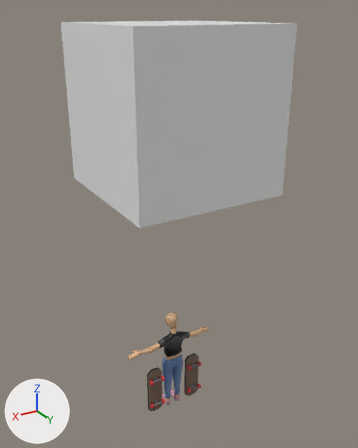
The Blender file cannon/source_assets/concepts/blaise.blend: old version first, new version second.
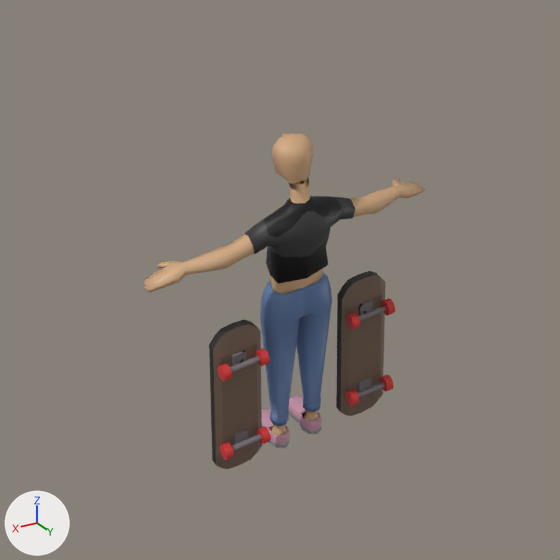
Each version appears first whole from a 50 mm camera at (3.14, 5.37, 6.12) aimed at (-0.15, -0.11, 3.38), and next in a close-up on the part from 24% to 70% of the width and 61% to 98% of the height. Lighting does not change. The marker at lower left points along +X, +Y and +Z. The older version's two pictures come first.
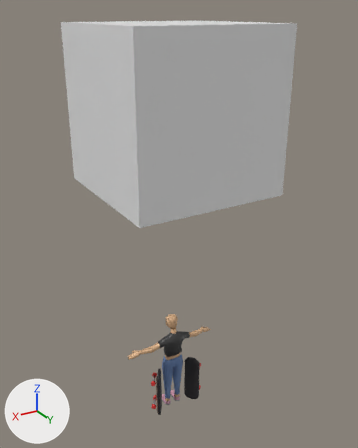
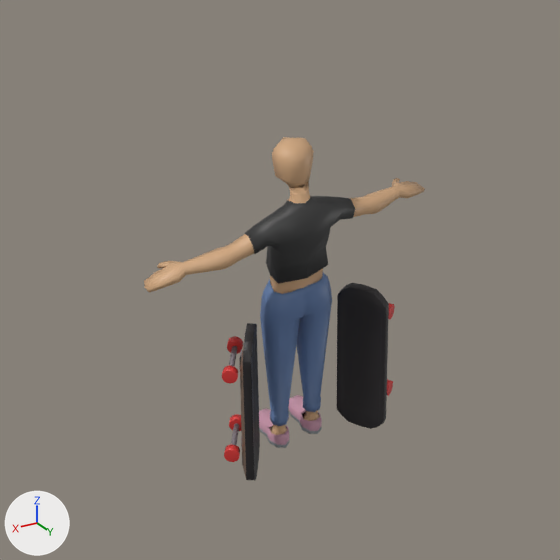
What changed in the scene script:
```text
Change me_cylinder_001:
    used by ob_cylinder; location = (0.0, 0.0, 0.0)
    remove me_cylinder_001.from_pydata(...)  # 868 vertices, 638 faces, 1 loose edge; spans x 0.0..0.72, y -0.26..0.09, z -0.02..1.96
    add me_cylinder_001.from_pydata(...)  # 868 vertices, 638 faces, 1 loose edge; spans x 0.0..0.72, y -0.26..0.15, z -0.02..1.94
    me_cylinder_001 part 1: the loose piece of 56 vertices spanning x 0.21..0.45, y -0.05..0.01, z 0.32..1.11 is turned -124.9 degrees about the z axis through its middle, then moved by (-0.03, 0.06, 0.0)
    me_cylinder_001 part 2: the loose piece of 16 vertices spanning x 0.3..0.37, y 0.0..0.02, z 0.91..0.98 is turned -124.9 degrees about the z axis through its middle, then moved by (-0.01, 0.01, 0.0)
    me_cylinder_001 part 3: the loose piece of 64 vertices spanning x 0.23..0.44, y 0.04..0.06, z 0.94..0.96 is turned -124.9 degrees about the z axis through its middle, then moved by (0.03, -0.05, 0.0)
    me_cylinder_001 part 4: the loose piece of 64 vertices spanning x 0.41..0.45, y 0.02..0.09, z 0.91..0.98 is turned -124.9 degrees about the z axis through its middle, then moved by (-0.12, -0.13, 0.0)
    me_cylinder_001 part 5: the loose piece of 64 vertices spanning x 0.22..0.26, y 0.02..0.09, z 0.91..0.98 is turned -124.9 degrees about the z axis through its middle, then moved by (0.18, 0.02, 0.0)
    me_cylinder_001 part 6: the loose piece of 16 vertices spanning x 0.3..0.37, y 0.0..0.02, z 0.46..0.53 is turned -124.9 degrees about the z axis through its middle, then moved by (-0.01, 0.01, 0.0)
    me_cylinder_001 part 7: the loose piece of 64 vertices spanning x 0.23..0.44, y 0.04..0.06, z 0.49..0.51 is turned -124.9 degrees about the z axis through its middle, then moved by (0.03, -0.05, 0.0)
    me_cylinder_001 part 8: the loose piece of 64 vertices spanning x 0.41..0.45, y 0.02..0.09, z 0.47..0.54 is turned -124.9 degrees about the z axis through its middle, then moved by (-0.12, -0.13, 0.0)
    me_cylinder_001 part 9: the loose piece of 64 vertices spanning x 0.22..0.26, y 0.02..0.09, z 0.47..0.54 is turned -124.9 degrees about the z axis through its middle, then moved by (0.18, 0.02, 0.0)
    me_cylinder_001 part 10: all 37 vertices in x 0.0..0.09, y -0.18..0.02, z 1.72..1.96 are moved by (0.0, 0.0, -0.02)
    other edits to the shape of me_cylinder_001 do not show in these pictures
```

Where the change shows, as pixel boxes (x1, y1, x2, y2) in the close-ups (560 x 560 px; the box of a moved part takes in the faces that stretch with it):
'Cylinder', reshaped: before (144, 133, 425, 469); after (144, 137, 425, 481)
part 1 of me_cylinder_001, moved or reshaped: before (209, 271, 385, 469); after (240, 283, 389, 481)
part 2 of me_cylinder_001, moved or reshaped: before (232, 301, 373, 366); after (240, 350, 242, 362)
part 3 of me_cylinder_001, moved or reshaped: before (230, 306, 386, 373); after (229, 346, 237, 366)
part 4 of me_cylinder_001, moved or reshaped: before (217, 298, 395, 382); after (227, 336, 243, 354)
part 5 of me_cylinder_001, moved or reshaped: before (255, 312, 360, 366); after (222, 303, 395, 383)
part 6 of me_cylinder_001, moved or reshaped (not visible afterwards): before (234, 377, 371, 444)
part 7 of me_cylinder_001, moved or reshaped: before (232, 382, 385, 451); after (231, 423, 239, 445)
part 8 of me_cylinder_001, moved or reshaped: before (220, 375, 394, 460); after (229, 414, 241, 431)
part 9 of me_cylinder_001, moved or reshaped: before (257, 389, 359, 444); after (224, 379, 393, 462)
part 10 of me_cylinder_001, moved or reshaped: before (272, 133, 314, 196); after (272, 137, 314, 196)
